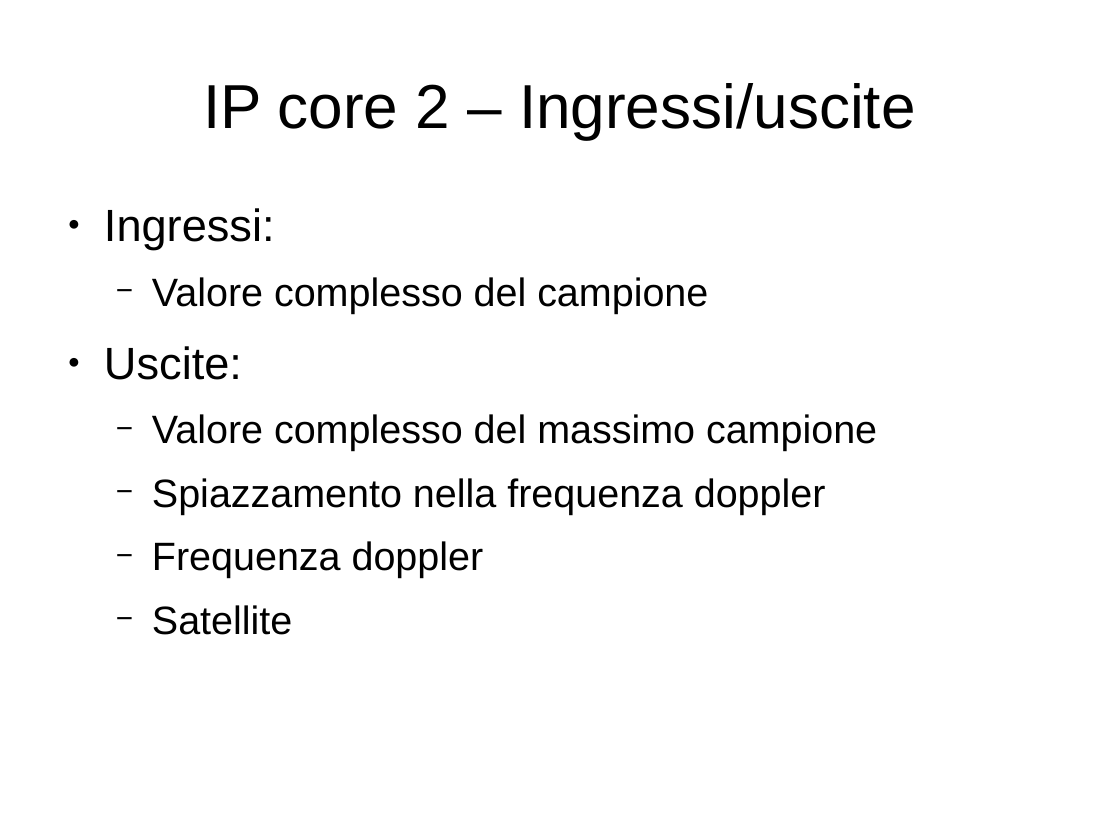
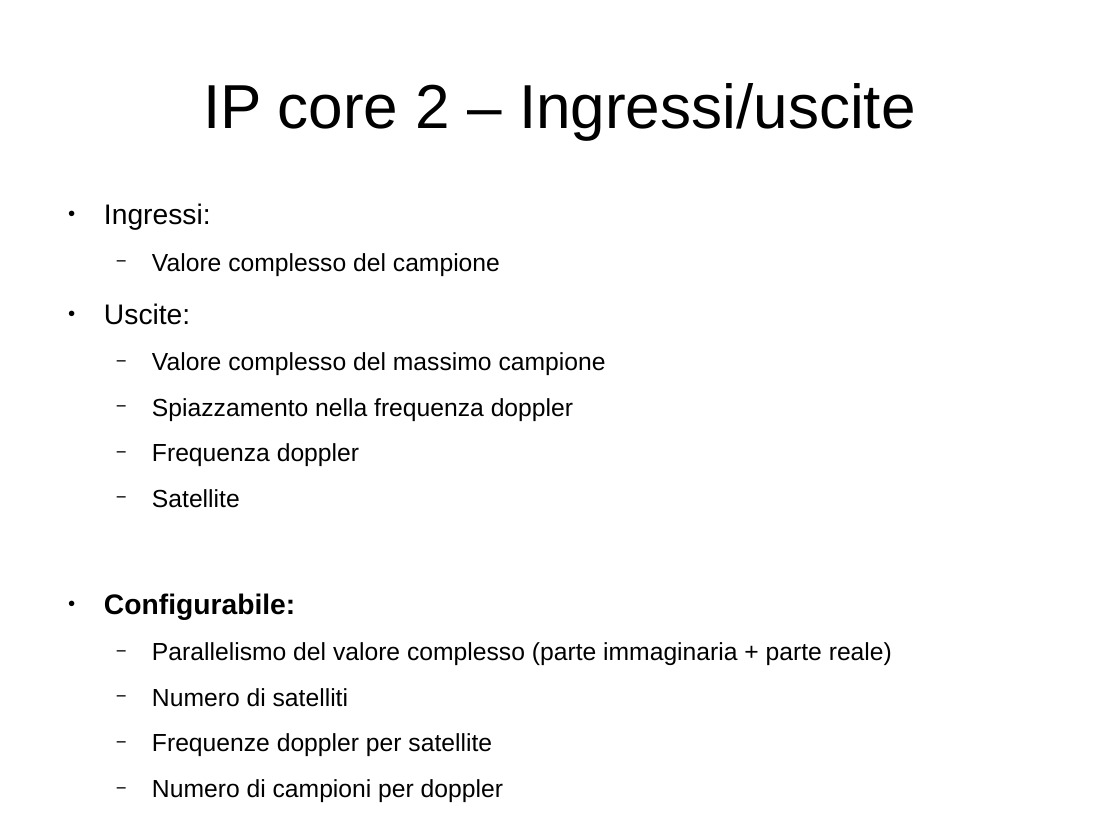
Before and after one commit to artic92/sistemi-embedded-task2, a slide deck: slide 4 of doc/presentazione.odp (slide 3 before the commit). Drawn at 1120x840 pixels with LibreOffice and Linux fonts; fonts in the diff are those of the drawing. Boxes give left, top, right and bottom in pixels: in the first picture for what was removed or moved away, otherwise in the second. Text is boxed around its words. In the diff, an @@ line names an element or a change of style, - is before the commit and + after.

Commit message:
Modifica nella doc esterna e nelle slide: aggiunta spiegazione dei wrapper

```diff
--- a/doc/presentazione.odp
+++ b/doc/presentazione.odp
@@ text at bbox=[104, 203, 606, 508]: size 32 to 20 pt in "Ingressi:", "Uscite:"; size 28 to 17.5 pt in "Valore complesso del campione", "Valore complesso del massimo campione", "Spiazzamento nella frequenza doppler", "Frequenza doppler" and 1 more places @@
@@ text at bbox=[104, 593, 892, 802]: paragraphs added @@
+● Configurabile:
+  − Parallelismo del valore complesso (parte immaginaria + parte reale)
+  − Numero di satelliti
+  − Frequenze doppler per satellite
+  − Numero di campioni per doppler
```
Also in this commit, not shown: 7 other slides changed, 7 slides added, 1 slide removed, 4 other files.
